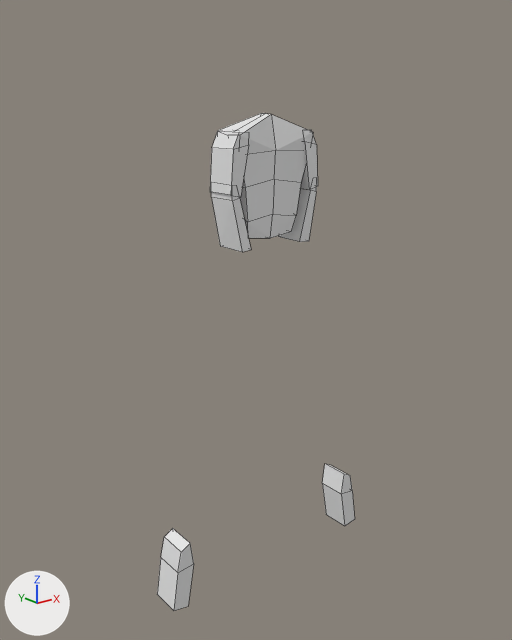
Two versions of the Blender file low poly character.blend, one commit apart.
Both versions are drawn from a 50 mm camera at (-2.27, -2.76, 1.6) aimed at (-0.05, 0.01, 0.49). Lighting does not change. The marker at lower left points along +X, +Y and +Z. Mesh edges are drawn as thin lines.

The first picture shows 'body'.
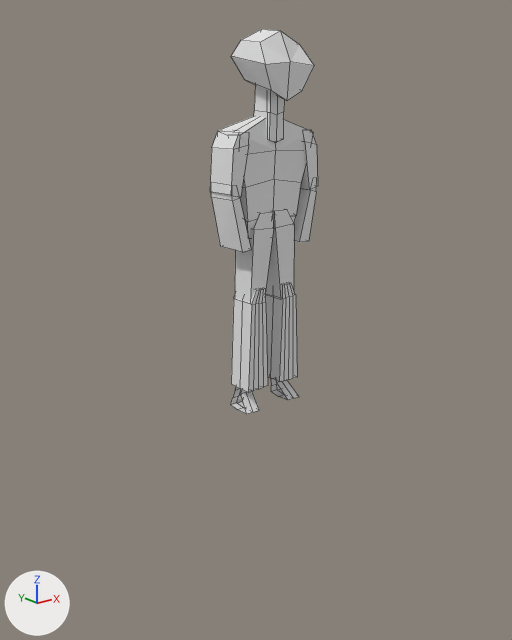
The change, as a list of edits to the scene's bpy script:
```text
Change me_cube_001:
    used by ob_body; location = (0.0, 0.0, 0.758); scale = (0.758, 0.758, 0.758)
    verts and faces of me_cube_001; kept vertices keep their numbers, new ones are numbered from 63
    remove me_cube_001.from_pydata(...)  # 63 vertices, 49 faces; spans x -0.89..0.0, y -0.12..0.11, z -2.28..1.01
    add me_cube_001.from_pydata(...)  # 155 vertices, 119 faces; spans x -0.37..0.0, y -0.23..0.11, z 0.02..2.52
    me_cube_001 part 1: the loose piece of 27 vertices spanning x -0.3..0.0, y -0.12..0.11, z 0.22..1.01 is moved by (0.0, 0.0, 1.0)
    me_cube_001 part 2: the loose piece of 12 vertices spanning x -0.36..-0.21, y -0.12..0.11, z 0.17..0.59 is moved by (0.0, 0.0, 1.0)
    me_cube_001 part 3: a new loose piece of 63 vertices spanning x -0.24..-0.05, y -0.1..0.1, z 0.02..0.89
    me_cube_001 part 4: a new loose piece of 17 vertices spanning x -0.06..0.0, y -0.11..0.08, z 1.84..2.2
    me_cube_001 part 5: the loose piece of 12 vertices spanning x -0.89..-0.72, y -0.11..0.11, z -2.28..-1.79 is deleted
    me_cube_001 part 6
    12 vertices are added at x -0.19..-0.01, y -0.1..0.11, z 0.78..1.4
    10 new faces join them
    me_cube_001 part 7
    add verts[75] = (-0.12, -0.21, 2.15)  # pixel (271, 90)
    add verts[76] = (-0.16, -0.13, 2.42)  # pixel (259, 42)
    add verts[77] = (-0.12, 0.06, 2.22)  # pixel (244, 79)
    add verts[78] = (-0.16, 0.05, 2.44)  # pixel (240, 40)
    add verts[79] = (-0.2, -0.23, 2.3)  # pixel (265, 64)
    add verts[80] = (-0.19, 0.11, 2.36)  # pixel (230, 56)
    add verts[81] = (0.0, 0.03, 2.16)
    add verts[82] = (0.0, 0.05, 2.52)  # pixel (261, 29)
    add verts[83] = (0.0, -0.21, 2.09)  # pixel (287, 100)
    add verts[84] = (0.0, -0.13, 2.49)  # pixel (280, 30)
    add verts[85] = (0.0, -0.23, 2.31)  # pixel (290, 61)
    add verts[86] = (0.0, 0.11, 2.37)
    add faces += [(76, 78, 80, 79), (76, 79, 85, 84), (76, 84, 82, 78), (75, 83, 85, 79), (75, 79, 80, 77), (77, 80, 86, 81)]
    add faces += [(75, 77, 81, 83), (78, 82, 86, 80)]
Change ob_body:
    ob_body.location: (0.0, 0.0, 0.758) -> (0.0, 0.0, 0.0)
```

Where the change shows, as pixel boxes [x1, y1, x2, y2] in the pictures (512 x 640 px; the box of a moved part takes in the faces that stretch with it):
'body', reshaped, moved (45% narrower, 23% shorter)
    before: [157, 113, 355, 611]
    after: [210, 29, 318, 414]
part 1 of me_cube_001, moved or reshaped
    before: [217, 113, 313, 238]
    after: [217, 116, 313, 238]
part 2 of me_cube_001, moved or reshaped
    both: [211, 187, 317, 252]
part 3 of me_cube_001, added
    after: [231, 283, 299, 414]
part 4 of me_cube_001, added
    after: [254, 85, 284, 142]
part 5 of me_cube_001, deleted
    before: [157, 464, 355, 611]
part 6 of me_cube_001, added
    after: [235, 210, 294, 302]
part 7 of me_cube_001, added
    after: [231, 29, 314, 100]
